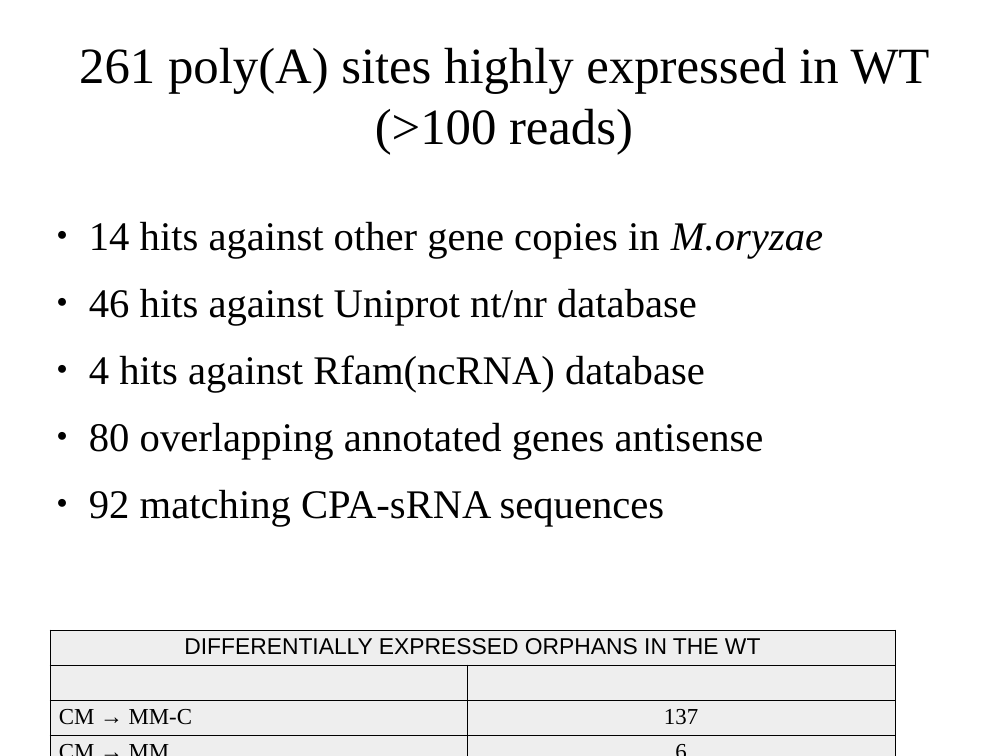
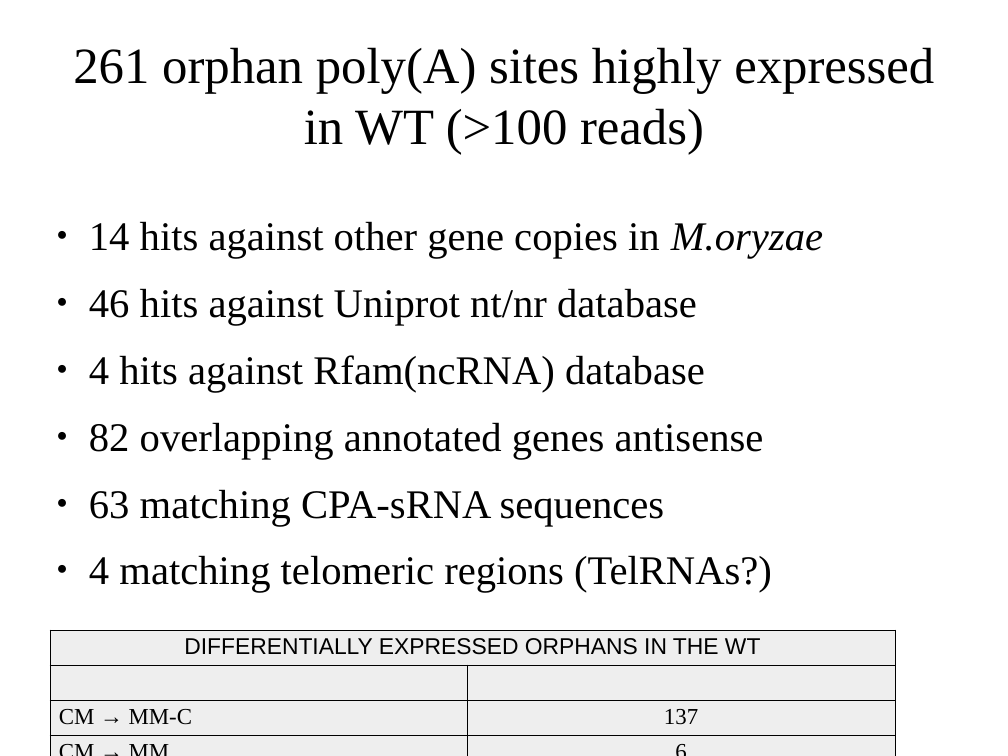
Before and after one commit to wilkinsonlab/m-oryzae-polya, a slide deck: slide 13 of doc/oryzae_presentation.odp. Drawn at 1008x756 pixels with LibreOffice and Linux fonts; fonts in the diff are those of the drawing. Boxes give left, top, right and bottom in pixels: in the first picture for what was removed or moved away, otherwise in the second. Text is boxed around its words. In the diff, an @@ line names an element or a change of style, - is before the commit and + after.

Commit message:
antisense

```diff
--- a/doc/oryzae_presentation.odp
+++ b/doc/oryzae_presentation.odp
@@ title at bbox=[73, 47, 934, 154]: text changed @@
-261 poly(A) sites highly expressed in WT (>100 reads)
+261 orphan poly(A) sites highly expressed in WT (>100 reads)
@@ text at bbox=[89, 422, 772, 593]: text changed @@
-● 80 overlapping annotated genes antisense
-● 92 matching CPA-sRNA sequences
+● 82 overlapping annotated genes antisense
+● 63 matching CPA-sRNA sequences
+● 4 matching telomeric regions (TelRNAs?)
```
Also in this commit, not shown: 13 other slides changed, 2 slides added, 4 other files.
